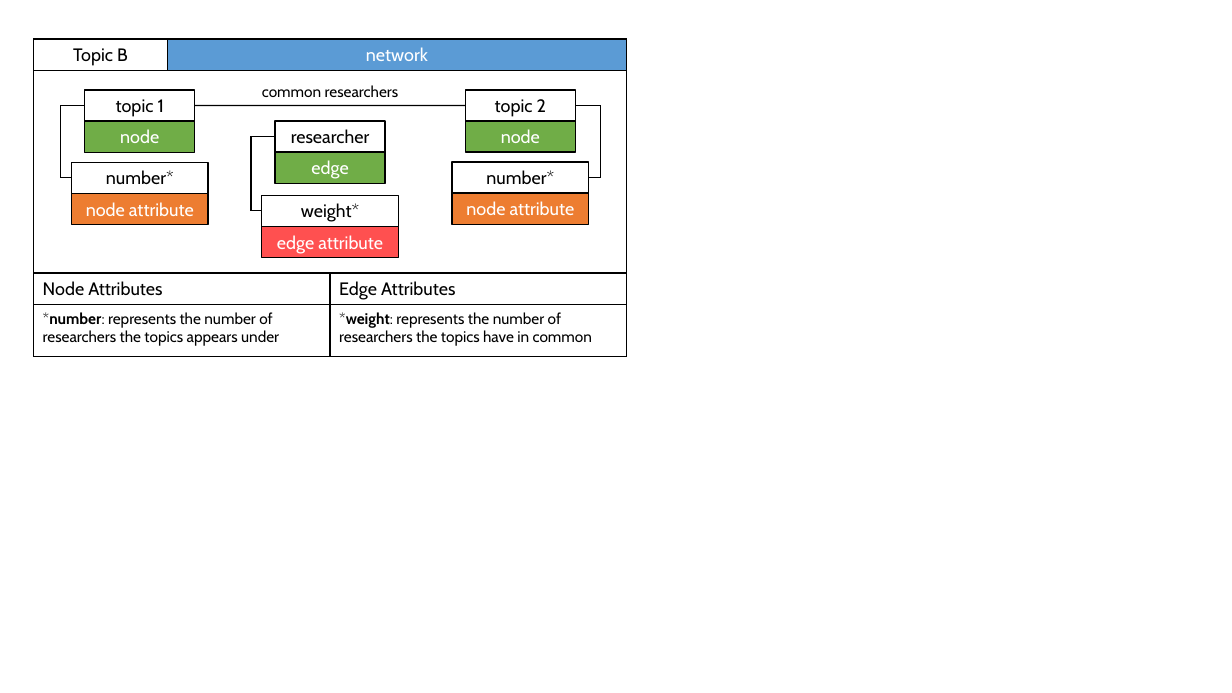
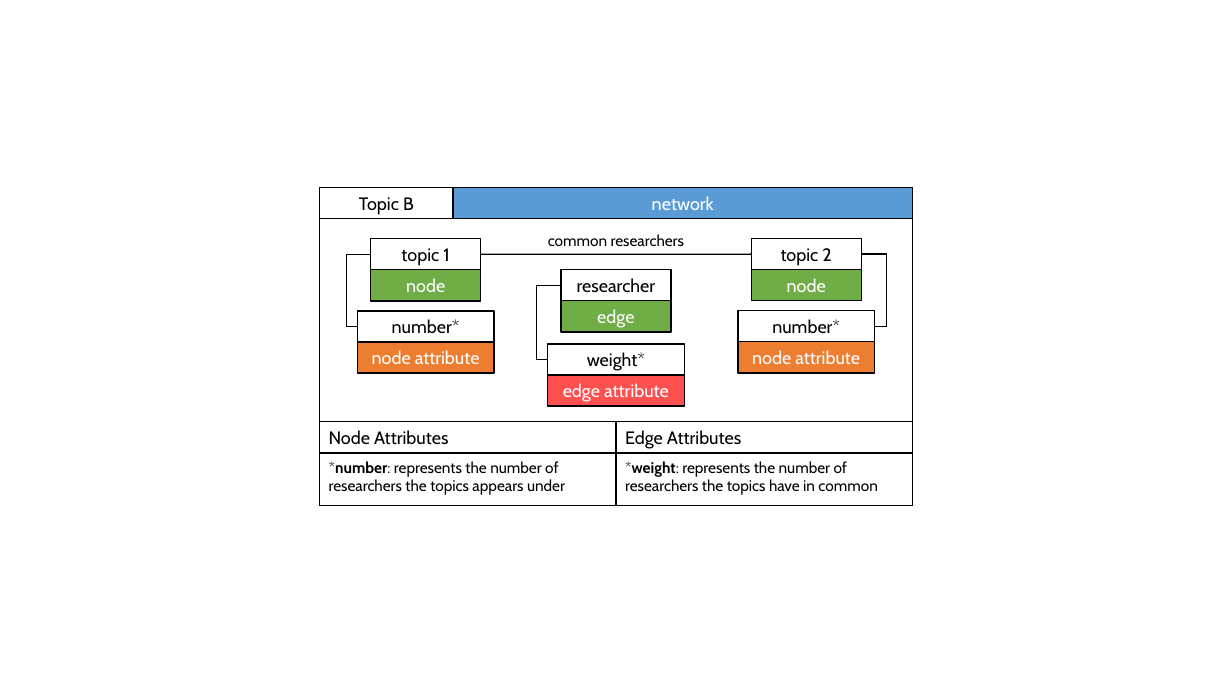
Before and after one commit to SergiuTripon/msc-thesis-na-epsrc, a slide deck: slide 2 of wiki/networks-explained/pptx/networks_explained.pptx. Drawn at 1232x693 pixels with LibreOffice and Linux fonts; fonts in the diff are those of the drawing. Boxes give left, top, right and bottom in pixels: in the first picture for what was removed or moved away, otherwise in the second. Text is boxed around its words. In the diff, an @@ line names an element or a change of style, - is before the commit and + after.

```diff
--- a/wiki/networks-explained/pptx/networks_explained.pptx
+++ b/wiki/networks-explained/pptx/networks_explained.pptx
@@ 19 rectangles, 3 texts, 3 elbow lines, 1 line: place and size @@
-19 rectangles, 3 texts, 3 elbow lines, 1 line at <box>33,39,627,357</box>
+19 rectangles, 3 texts, 3 elbow lines, 1 line at <box>320,188,913,506</box>
```
Also in this commit, not shown: 3 other slides changed, 13 other files.
